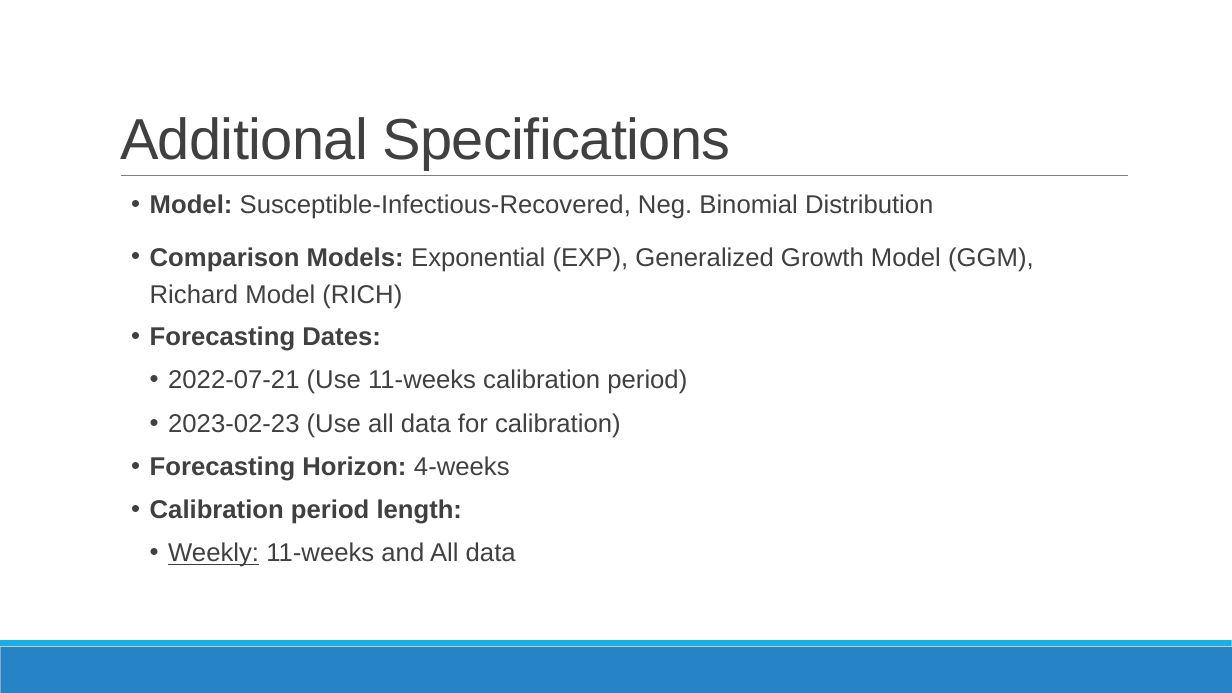
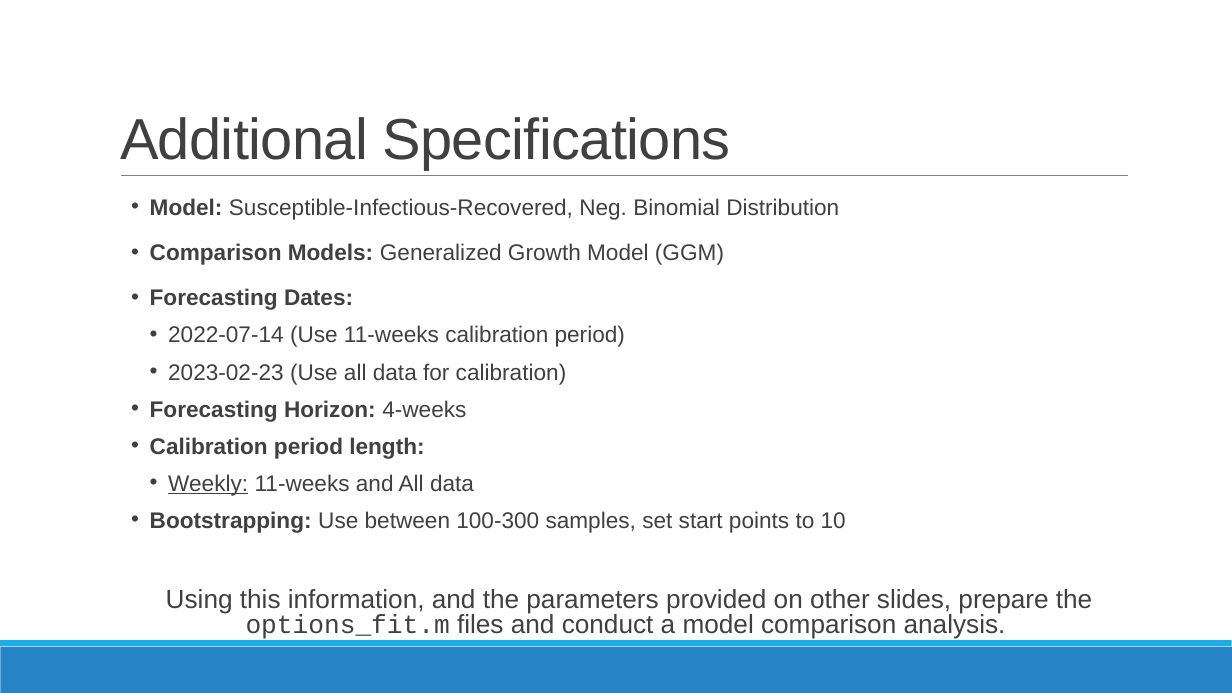
Before and after one commit to bleicham/bleicham.github.io, a slide deck: slide 8 of PPT Form/Day One - Practical Exercise.pptx. Drawn at 1232x693 pixels with LibreOffice and Linux fonts; fonts in the diff are those of the drawing. Boxes give left, top, right and bottom in pixels: in the first picture for what was removed or moved away, otherwise in the second. Text is boxed around its words. In the diff, an @@ line names an element or a change of style, - is before the commit and + after.

```diff
--- a/PPT Form/Day One - Practical Exercise.pptx
+++ b/PPT Form/Day One - Practical Exercise.pptx
@@ text at bbox=[150, 198, 839, 496]: size 20 to 17.6 pt in "Model: Susceptible-Infectious-Recovered, Neg. Binomial Distr ...", "Forecasting Dates:", "2023-02-23 (Use all data for calibration)", "Forecasting Horizon: 4-weeks" and 2 more places; line spacing 0.9 to 0.8; line spacing 0.9 to 1.1 @@
@@ text at bbox=[150, 243, 724, 265]: text changed; size 20 to 17.6 pt @@
-  • Comparison Models: Exponential (EXP), Generalized Growth Model (GGM), Richard Model (RICH)
+  • Comparison Models: Generalized Growth Model (GGM)
@@ text at bbox=[168, 325, 625, 347]: text changed; size 20 to 17.6 pt @@
-    • 2022-07-21 (Use 11-weeks calibration period)
+    • 2022-07-14 (Use 11-weeks calibration period)
@@ text at bbox=[150, 511, 1092, 641]: paragraphs added @@
+  • Bootstrapping: Use between 100-300 samples, set start points to 10
+  Using this information, and the parameters provided on other slides, prepare the options_fit.m files and conduct a model comparison analysis.
```
Also in this commit, not shown: 4 other slides changed, 1 slide added, 1 slide removed, 12 other files.
